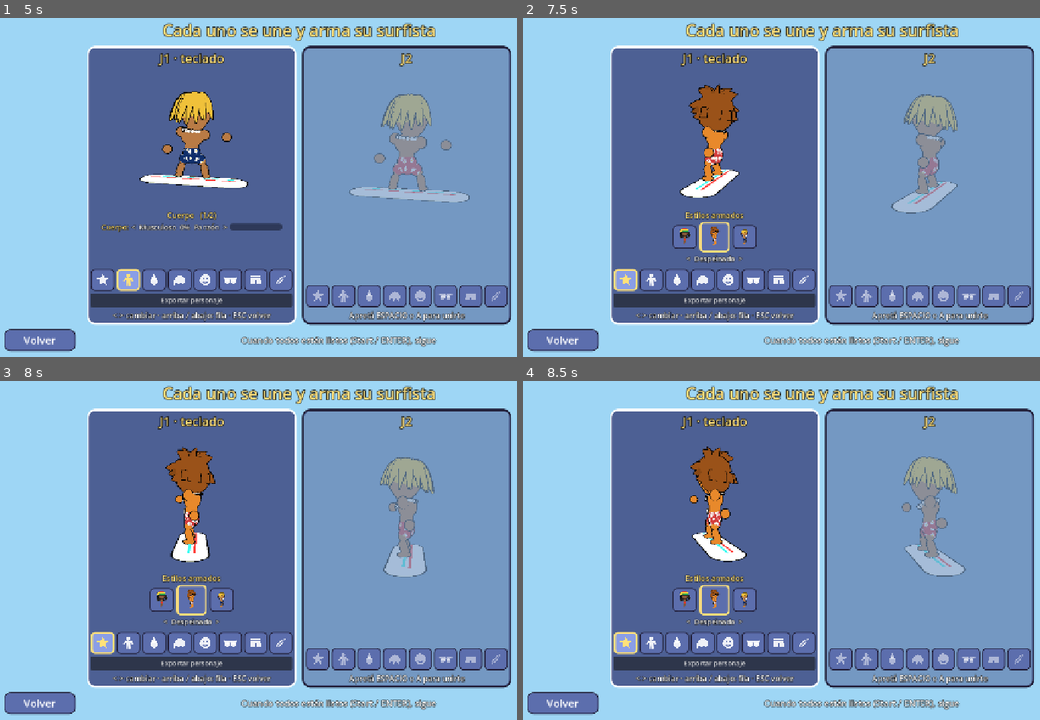
Above: before the commit, frames 1-4 (two rows, left to right).
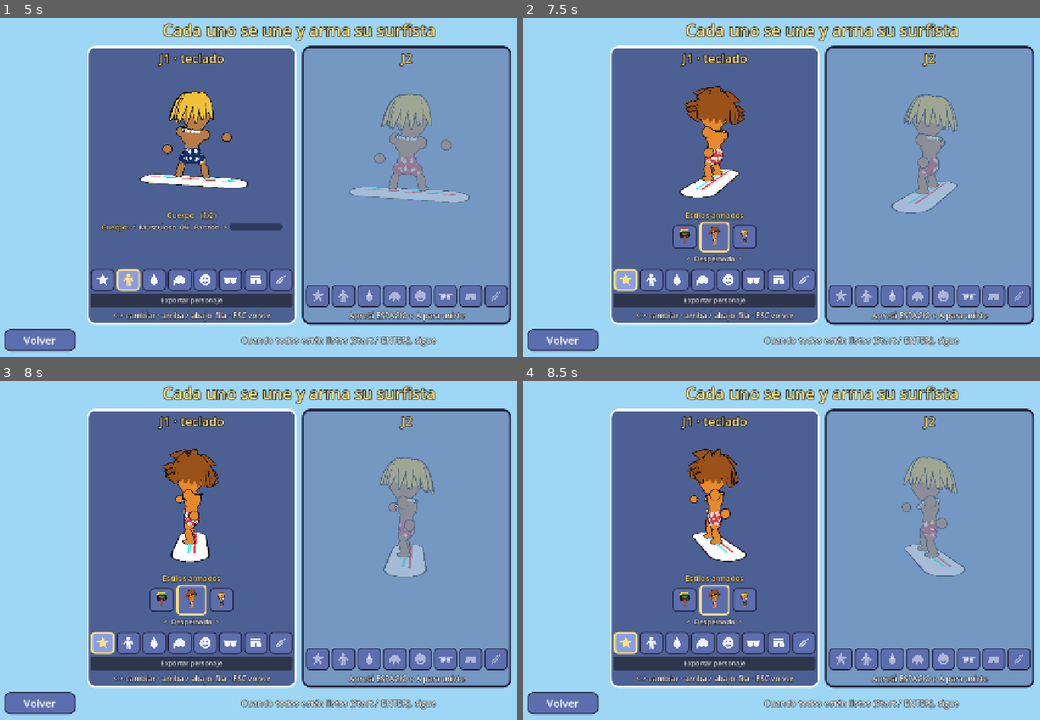
Above: after the commit, the same moments.

Repository: asimplesurfer/simplesurf
Game: Godot game, scene res://ui/menus/character_select.tscn
The game is run twice, just before and just after one commit, with the same random seed, the same clock (stepped at 60 frames per second) and the same inputs. Sound files missing from this copy of the repository are replaced by a short silence.
Inputs (mouse positions are in pixels of both pictures, inside the frame that each line leads up to):
- Up to frame 1 (5 s): click "JUGAR" at 0.5 s; click "<" at 1.25 s; click ">" at 2 s; click "¡Vamos!" at 2.75 s; tap Enter at 3.5 s; move the mouse to (434, 167) at 3.52 s; hold D (p1_right) 3.53-4.25 s; hold Space (p1_a) 3.53-4.25 s; click (434, 167) at 3.67 s; drag from (175, 201) to (268, 255) at 4.27 s
- Up to frame 2 (7.5 s): click (626, 279) at 5.02 s; move the mouse to (884, 109) at 5.77 s; hold D (p1_right) 5.78-6.5 s; tap Shift (p1_drift) at 5.85 s; drag from (791, 255) to (641, 133) at 6.52 s; move the mouse to (1003, 238) at 7.27 s; hold A (p1_left) from 7.28 s (still down); tap T (p1_storm) at 7.35 s
- Up to frame 3 (8 s): keep holding A (p1_left)
- Up to frame 4 (8.5 s): release A (p1_left) at 8 s; drag from (641, 496) to (729, 462) at 8.02 s

Frame 1 is identical in both runs. In frame 2, 0.6% of the frame differs, in the area x 31-43%, y 19-65%; in frame 3, 0.5%; in frame 4, 0.5%.

Commit message:
Despeinado y anteojos envolventes rehechos con formas propias (en progreso)
Anteojos: una pieza recortada con el contorno del dibujo que sigue la cara,
con degradé azul y brillos. Pelo: cáscara con borde en puntas que se abren,
mechones curvos y flequillo calcado. Todavía en ajuste.

Co-Authored-By: Claude Opus 5.5 <noreply@anthropic.com>
Claude-Session: https://claude.ai/code/session_0158oNfK7XFXQhYVUiWF995y

Diff:
--- a/characters/avatar_features.gd
+++ b/characters/avatar_features.gd
@@ -169,7 +169,7 @@
 			_necklace(24, 0.045, [Color("#e8302a"), Color("#ffd23f"), Color("#2fa84f")])
 		9:
 			# Cordón blanco ajustado y dos dientes de tiburón en el medio.
-			_necklace(40, 0.02, [WHITE])
+			_necklace(56, 0.014, [WHITE])
 			for side in [-1.0, 1.0]:
 				var a: float = side * 0.17
 				var pos := _neck_at(a) + Vector3(0.0, -0.055, 0.015)
@@ -384,26 +384,7 @@
 				_piece(_sphere, Vector3(side * 0.44, 0.12, 0.12), Vector3(0.012, 0.012, 0.18), frame, false,
 					Basis(Vector3.UP, side * 0.35))
 		13:
-			# Envolventes: un solo vidrio azul espejado que rodea la cara, con
-			# brillos celestes en diagonal y patillas negras.
-			var lens := Color("#2c58c9")
-			var top := Color("#1d2f7a")
-			for side in [-1.0, 1.0]:
-				var c := _eye_pos(side) + Vector3(side * 0.02, 0.0, 0.03)
-				var n := (c - Vector3(0.0, 0.1, 0.0)) * Vector3(1.0, 0.0, 1.0)
-				var turn := Basis(Vector3.UP, atan2(n.x, n.z))
-				_piece(_sphere, c, Vector3(0.17, 0.085, 0.045), lens, true, turn * Basis(Vector3.BACK, side * -0.1))
-				# Franja de arriba más oscura (degradé).
-				_piece(_sphere, c + Vector3(0.0, 0.04, 0.02), Vector3(0.13, 0.025, 0.03), top, false, turn)
-				# Brillos.
-				for j in 2:
-					_piece(_sphere, c + Vector3(-0.03 + j * 0.06, -0.005, 0.045), Vector3(0.012, 0.06 - j * 0.02, 0.01),
-						Color("#bfe3ff"), false, turn * Basis(Vector3.BACK, -0.6))
-				# Patilla hacia la oreja.
-				_piece(_sphere, Vector3(side * 0.45, 0.13, 0.1), Vector3(0.014, 0.016, 0.2), BLACK, false,
-					Basis(Vector3.UP, side * 0.35))
-			# Puente: une los dos lados (un solo vidrio).
-			_piece(_sphere, _face(0.0, 0.13, 0.07), Vector3(0.12, 0.06, 0.03), lens, true)
+			_wrap_shades()
 		10:
 			# Snorkel: antiparras de buceo y el tubo al costado.
 			_piece(_sphere, _face(0.0, 0.1, 0.06), Vector3(0.38, 0.17, 0.05), Color("#2fbfb0"))
@@ -412,6 +393,97 @@
 			_piece(_cyl, Vector3(0.46, 0.2, 0.02), Vector3(0.035, 0.3, 0.035), Color("#ff7a2f"))
 			_piece(_cyl, Vector3(0.36, -0.15, 0.32), Vector3(0.03, 0.13, 0.03), Color("#ff7a2f"), true,
 				Basis(Vector3.BACK, 0.9))
+
+
+## Anteojos de sol envolventes y cuadrados: una sola pieza recortada (los dos
+## vidrios y el puente) que sigue la curva de la cara, azul con degradé (más
+## oscuro arriba) y dos brillos en diagonal en cada vidrio.
+func _wrap_shades() -> void:
+	# Contorno de la mitad derecha (x >= 0), en unidades de cabeza; se espeja.
+	var half := [
+		Vector2(0.0, 0.19), Vector2(0.43, 0.2), Vector2(0.455, 0.18), Vector2(0.45, 0.11),
+		Vector2(0.42, 0.05), Vector2(0.37, 0.025), Vector2(0.17, 0.025), Vector2(0.11, 0.045),
+		Vector2(0.065, 0.09), Vector2(0.0, 0.11),
+	]
+	var poly := PackedVector2Array()
+	for i in range(half.size() - 1, -1, -1):
+		var p: Vector2 = half[i]
+		if p.x > 0.0:
+			poly.append(Vector2(-p.x, p.y))
+	for p in half:
+		poly.append(p)
+	var top := Color("#13215c")
+	var bottom := Color("#2f6be0")
+	_extruded(poly, 0.07, 0.035, func(p: Vector2) -> Color:
+		return top.lerp(bottom, clampf((0.2 - p.y) / 0.15, 0.0, 1.0)), true)
+	# Brillos: dos tiras finas en diagonal en cada vidrio.
+	var shine := Color("#cfe9ff")
+	for side in [-1.0, 1.0]:
+		for j in 2:
+			var cx: float = side * (0.24 + j * 0.09)
+			var strip := PackedVector2Array([
+				Vector2(cx - 0.03, 0.055), Vector2(cx - 0.01 - j * 0.004, 0.055),
+				Vector2(cx + 0.03 - j * 0.01, 0.165), Vector2(cx + 0.01, 0.165),
+			])
+			_extruded(strip, 0.108, 0.004, func(_p: Vector2) -> Color: return shine, false)
+	# Patillas negras hacia las orejas.
+	for side in [-1.0, 1.0]:
+		_piece(_box, Vector3(side * 0.47, 0.18, 0.08), Vector3(0.012, 0.016, 0.17), BLACK, false,
+			Basis(Vector3.UP, side * 0.25))
+
+
+## Pieza chata con forma de `poly` (x, y sobre la cara) apoyada sobre la cara:
+## la parte de atrás a `out` de la piel y la de adelante `depth` más afuera.
+## El color sale de `color_at` (por punto del contorno).
+func _extruded(poly: PackedVector2Array, out: float, depth: float, color_at: Callable, outline: bool) -> void:
+	var tris := Geometry2D.triangulate_polygon(poly)
+	if tris.is_empty():
+		return
+	var n := poly.size()
+	# Sentido del contorno (para saber de qué lado queda afuera).
+	var area := 0.0
+	for i in n:
+		area += poly[i].cross(poly[(i + 1) % n])
+	var ccw := area > 0.0
+	var b: Dictionary = _batch[outline]
+	var base := (b.verts as PackedVector3Array).size()
+	for layer in 2:
+		for i in n:
+			var p := poly[i]
+			var on_face := _face(p.x, p.y)
+			var face_n := (_face(p.x, p.y, 1.0) - on_face).normalized()
+			var pos := on_face + face_n * (out + depth * layer)
+			# Normal hacia afuera del contorno (en el plano) más hacia adelante o
+			# atrás: así el contorno negro rodea toda la pieza.
+			var e := (poly[(i + 1) % n] - poly[(i - 1 + n) % n]).normalized()
+			var side := Vector2(e.y, -e.x) if ccw else Vector2(-e.y, e.x)
+			var nrm := (Vector3(side.x, side.y, 0.0) + face_n * (0.8 if layer == 1 else -0.8)).normalized()
+			b.verts.append(_extra_xf * pos)
+			b.normals.append(nrm)
+			b.colors.append(color_at.call(p))
+	# Adelante y atrás.
+	for t in range(0, tris.size(), 3):
+		var i0 := tris[t]
+		var i1 := tris[t + 1]
+		var i2 := tris[t + 2]
+		if not ccw:
+			b.indices.append_array([base + n + i0, base + n + i2, base + n + i1])
+			b.indices.append_array([base + i0, base + i1, base + i2])
+		else:
+			b.indices.append_array([base + n + i0, base + n + i1, base + n + i2])
+			b.indices.append_array([base + i0, base + i2, base + i1])
+	# Costados.
+	for i in n:
+		var j := (i + 1) % n
+		var a0 := base + i
+		var a1 := base + j
+		var f0 := base + n + i
+		var f1 := base + n + j
+		if not ccw:
+			b.indices.append_array([a0, a1, f1, a0, f1, f0])
+		else:
+			b.indices.append_array([a0, f1, a1, a0, f0, f1])
+	_count += 1
 
 
 func _nose(style: int, skin: Color) -> void:
@@ -782,46 +854,107 @@
 ## Despeinado: mucho volumen, mechones en punta para todos lados (arriba y a
 ## los costados) y un flequillo de puntas que cae hasta los anteojos.
 func _shaggy(hair: Color) -> void:
-	var dark := hair.darkened(0.12)
-	var vol := Vector3(0.6, 0.5, 0.54)
-	var center := Vector3(0.0, 0.26, -0.05)
-	# Volumen: más ancho que la cabeza, y atrás hasta la nuca.
-	_piece(_sphere, center, vol, hair)
-	_piece(_sphere, Vector3(0.0, -0.02, -0.2), Vector3(0.56, 0.46, 0.38), hair)
-	# Arriba: mechones anchos que se levantan y se doblan hacia afuera.
-	for k in 7:
-		var a := lerpf(-1.25, 1.25, k / 6.0)
-		var d := Vector3(sin(a) * 0.6, 0.9, -0.15 + 0.25 * cos(a * 1.3)).normalized()
-		var root := center + _on_ellipsoid(vol, d, -0.08)
-		var out := Vector3(sin(a), 0.0, -0.3).normalized()
-		_lock_piece(root, d + out * 0.55, 0.36 + 0.06 * absf(cos(k * 1.7)), 0.26,
-			out + Vector3(0.0, -0.3, 0.0), dark if k % 3 == 1 else hair)
-	# Atrás: caen hacia la nuca, abiertos.
-	for k in 5:
-		var a := lerpf(-1.0, 1.0, k / 4.0)
-		var root := Vector3(sin(a) * 0.4, 0.15, -0.38 - 0.05 * cos(a))
-		var dir := Vector3(sin(a) * 0.5, -1.0, -0.45)
-		_lock_piece(root, dir, 0.36, 0.26, Vector3(sin(a), 0.4, -0.3), hair)
-	# Costados: a la altura de las orejas, hacia afuera y abajo, con la punta
-	# que se levanta (como en el dibujo).
+	if _shaggy_shell.is_empty():
+		_shaggy_shell = [_make_shaggy_shell(false), _make_shaggy_shell(true)]
+	_piece(_shaggy_shell[0], Vector3.ZERO, Vector3.ONE, hair)
+	# Por dentro, más oscuro (se ve debajo de las puntas que se abren).
+	_piece(_shaggy_shell[1], Vector3.ZERO, Vector3.ONE, hair.darkened(0.35), false)
+	# Arriba: mechones que se levantan y se doblan hacia afuera (despeinado).
+	var tufts := [
+		[Vector3(-0.2, 0.68, 0.1), Vector3(-0.9, 0.7, 0.3), Vector3(-0.3, -1.0, 0.0), 0.3],
+		[Vector3(0.04, 0.74, 0.08), Vector3(-0.3, 0.8, 0.5), Vector3(-1.0, -0.4, 0.0), 0.26],
+		[Vector3(0.24, 0.68, 0.06), Vector3(0.9, 0.7, 0.3), Vector3(0.3, -1.0, 0.0), 0.3],
+		[Vector3(0.05, 0.72, -0.22), Vector3(0.4, 0.8, -0.8), Vector3(0.5, -1.0, 0.0), 0.26],
+		[Vector3(-0.3, 0.6, -0.2), Vector3(-1.0, 0.5, -0.5), Vector3(0.0, -1.0, 0.0), 0.28],
+		[Vector3(0.34, 0.58, -0.22), Vector3(1.0, 0.5, -0.5), Vector3(0.0, -1.0, 0.0), 0.26],
+	]
+	for t in tufts:
+		_lock_piece(t[0], t[1], float(t[3]) * 1.3, 0.3, t[2], hair)
+	# Costados: mechones que salen del volumen hacia afuera y abajo, con la
+	# punta curvada para arriba (como en el dibujo).
 	for side in [-1.0, 1.0]:
 		for k in 3:
-			var root := Vector3(side * (0.42 - k * 0.03), 0.32 - k * 0.15, 0.0 - k * 0.07)
-			var dir := Vector3(side * 0.9, -0.45 - k * 0.2, 0.05)
-			_lock_piece(root, dir, 0.4 - k * 0.04, 0.26, Vector3(0.0, 1.0, 0.1),
-				dark if k == 1 else hair)
-	# Flequillo: mechones que caen sobre la frente hasta los anteojos, con la
-	# punta para un costado.
-	for k in 5:
-		var x := lerpf(-0.32, 0.32, k / 4.0)
-		var y0 := 0.42
-		var front := vol.z * sqrt(maxf(0.0, 1.0 - pow(x / vol.x, 2.0) - pow((y0 - center.y) / vol.y, 2.0))) \
-			+ center.z
-		var root := Vector3(x, y0, maxf(front, _face(x, y0).z) - 0.04)
-		var lean := x * 0.8 + 0.15 * sin(k * 2.3)
-		var len := 0.32 + 0.05 * (1.0 - absf(x) / 0.32)
-		_lock_piece(root, Vector3(lean, -1.0, 0.35), len, 0.2,
-			Vector3(1.0 if (k % 2 == 0) == (x < 0.0) else -1.0, 0.0, 0.0), hair)
+			var root := Vector3(side * 0.6, 0.3 - k * 0.17, -0.05 - k * 0.1)
+			var dir := Vector3(side * 0.8, -0.6 + k * 0.05, -0.1)
+			_lock_piece(root, dir, 0.34 - k * 0.04, 0.24, Vector3(0.0, 1.0, 0.0),
+				hair.darkened(0.12) if k == 1 else hair)
+	# Flequillo calcado del dibujo: mechones planos en punta sobre la frente,
+	# que caen por encima del borde de los anteojos.
+	for lock in SHAGGY_BANGS:
+		_extruded(PackedVector2Array(lock), 0.1, 0.05, func(_p: Vector2) -> Color: return hair, true)
+
+
+## Mechones del flequillo (x, y sobre la cara, en unidades de cabeza).
+const SHAGGY_BANGS := [
+	# Izquierda (de quien mira): cae hacia afuera.
+	[Vector2(-0.46, 0.42), Vector2(-0.2, 0.47), Vector2(-0.3, 0.3), Vector2(-0.44, 0.13), Vector2(-0.43, 0.3)],
+	# Centro-izquierda: punta larga hacia abajo, un poco hacia la izquierda.
+	[Vector2(-0.27, 0.47), Vector2(0.02, 0.47), Vector2(-0.1, 0.33), Vector2(-0.2, 0.17), Vector2(-0.2, 0.33)],
+	# Centro: corto, hacia la derecha.
+	[Vector2(-0.06, 0.47), Vector2(0.2, 0.47), Vector2(0.12, 0.33), Vector2(0.06, 0.2), Vector2(0.0, 0.34)],
+	# Derecha: cae hacia afuera.
+	[Vector2(0.14, 0.47), Vector2(0.44, 0.42), Vector2(0.44, 0.3), Vector2(0.42, 0.14), Vector2(0.28, 0.32)],
+]
+
+## Cáscara del despeinado: [por fuera, por dentro].
+var _shaggy_shell: Array = []
+
+
+## Cáscara del despeinado: cubre la cabeza (más ancha que el cráneo) y el borde
+## de abajo es una fila de puntas que se abren hacia afuera, más largas a los
+## costados y atrás.
+static func _make_shaggy_shell(inner: bool) -> ArrayMesh:
+	var center := Vector3(0.0, 0.14, -0.06)
+	var radii := Vector3(0.66, 0.64, 0.6)
+	var cols := 72
+	var rows := 10
+	var teeth := 24
+	var st := SurfaceTool.new()
+	st.begin(Mesh.PRIMITIVE_TRIANGLES)
+	for c in cols:
+		var th := c * TAU / cols
+		var front := maxf(cos(th), 0.0)
+		# Hasta dónde baja (0 = coronilla, PI = abajo): la frente queda libre
+		# (la tapa el flequillo); costados hasta la mandíbula; atrás, la nuca.
+		var hem := lerpf(2.0, 1.12, pow(front, 1.2))
+		# Puntas: triángulos alrededor.
+		var tri := 1.0 - absf(fmod(c * teeth / float(cols), 1.0) * 2.0 - 1.0)
+		var tooth := tri * (1.0 - pow(front, 2.0))
+		hem += 0.4 * tooth - 0.12
+		for r in rows + 1:
+			var t := r / float(rows)
+			var ph := hem * t
+			var d := Vector3(sin(th) * sin(ph), cos(ph), cos(th) * sin(ph))
+			# Bultos de pelo (no un casco liso).
+			var lump := 1.0 + 0.07 * sin(th * 7.0 + 1.3) * sin(ph * 3.0)
+			# Cerca del borde se abre bien hacia afuera (más en las puntas).
+			var flare := lump + (0.06 + 0.45 * tooth) * pow(t, 4.0)
+			var p := center + d * radii * (flare - (0.05 if inner else 0.0))
+			# Las puntas de los costados se levantan (se curvan para arriba).
+			p.y += 0.3 * tooth * pow(t, 6.0) * (0.4 + 0.6 * absf(sin(th)))
+			st.set_uv(Vector2(c, r))
+			st.add_vertex(p)
+	for c in cols:
+		var c2 := (c + 1) % cols
+		for r in rows:
+			var a := c * (rows + 1) + r
+			var b := c2 * (rows + 1) + r
+			if inner:
+				st.add_index(a)
+				st.add_index(a + 1)
+				st.add_index(b)
+				st.add_index(b)
+				st.add_index(a + 1)
+				st.add_index(b + 1)
+			else:
+				st.add_index(a)
+				st.add_index(b)
+				st.add_index(a + 1)
+				st.add_index(b)
+				st.add_index(b + 1)
+				st.add_index(a + 1)
+	st.generate_normals()
+	return st.commit()
 
 
 ## Malla del mechón: de y = -1 (raíz, ancha) a y = 1 (punta), chata (de
@@ -838,7 +971,7 @@
 		# Ancho: redondeado en la raíz y afinándose hasta la punta.
 		var r := sin(minf(t * 3.0, 1.0) * PI * 0.5) * 0.5 + 0.5
 		r *= pow(1.0 - t, 0.9)
-		var center := Vector3(0.55 * t * t, -1.0 + 2.0 * t, 0.0)
+		var center := Vector3(0.9 * t * t, -1.0 + 2.0 * t, 0.0)
 		var ring := []
 		for j in sides:
 			var a := j * TAU / sides
--- a/tests/suites/test_characters.gd
+++ b/tests/suites/test_characters.gd
@@ -198,7 +198,7 @@
 	feats.build_head(groups.head, groups.hair, shaggy, shaggy.skin_color())
 	feats.build_chest(groups.chest, shaggy, SurferKit.CHEST_RADII)
 	feats.build_hips(groups.hips, shaggy, SurferKit.HIPS_RADII)
-	_check(int(groups.hair.get_meta("pieces", 0)) > 20, "despeinado: muchos mechones")
+	_check(int(groups.hair.get_meta("pieces", 0)) >= 10, "despeinado: cáscara, mechones y flequillo")
 	_check(int(groups.hips.get_meta("pieces", 0)) >= 5, "el cordón del short se arma (moño y puntas)")
 	var plain := CharacterData.new()
 	var plain_hips := Node3D.new()
